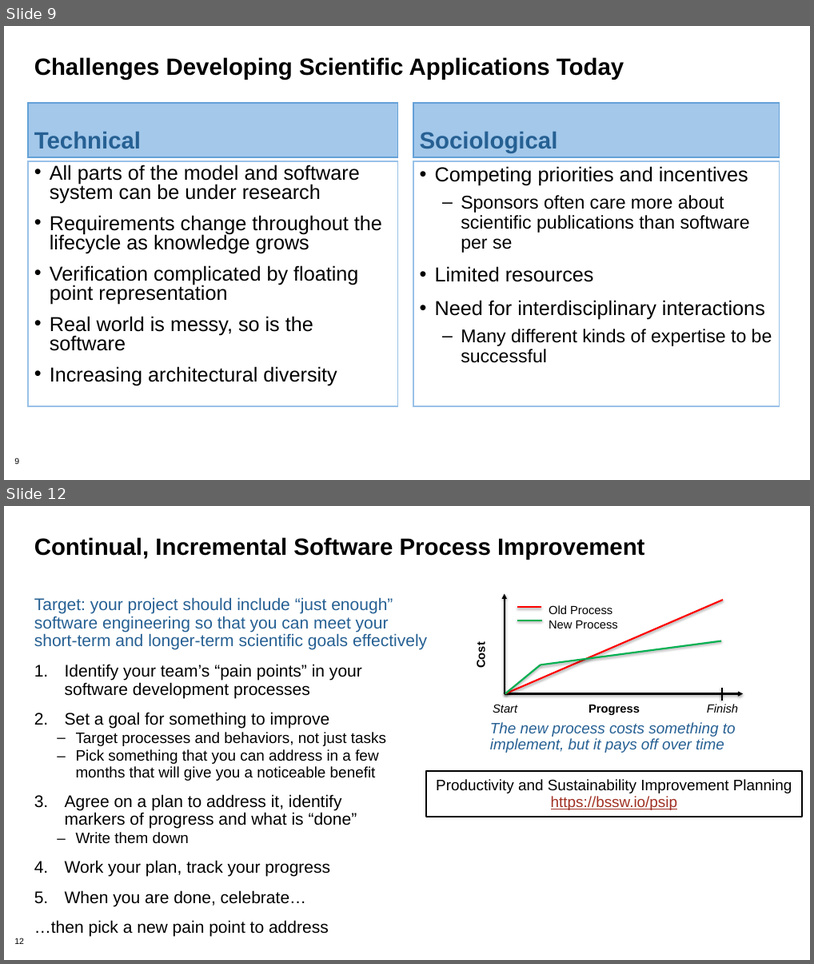
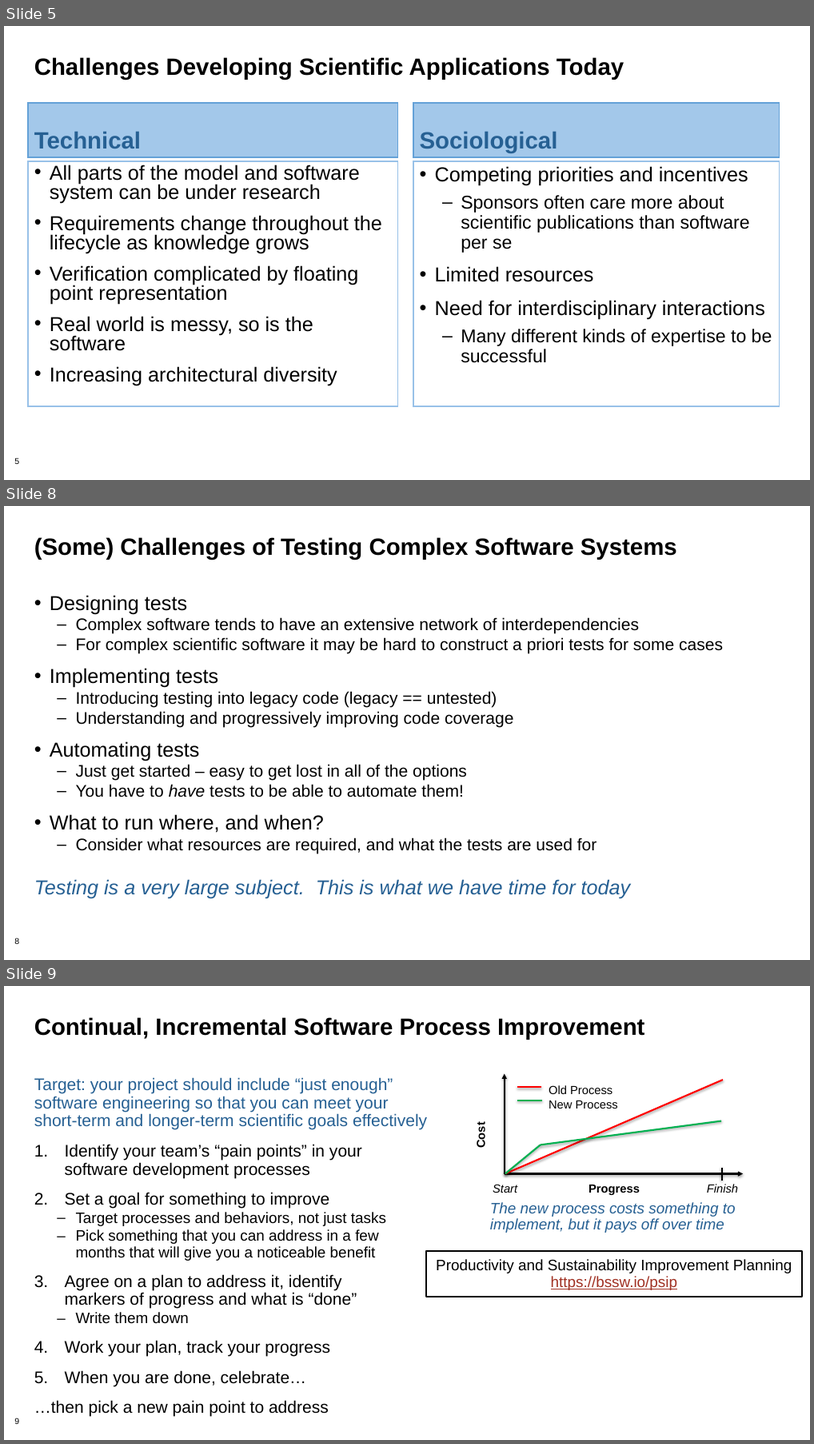
Before and after one commit to bssw-tutorial/presentations, a slide deck: final-presentations/2021-04-12-ecpam/01-overview.pptx. Shown one above the other, each under a label of ours: slides 9 and 12 before the commit, slides 5, 8 and 9 after it; the slides between them are not shown. The pictures are 814x964 and 814x1444 pixels, drawn with LibreOffice and Linux fonts; fonts in the diff are those of the drawing; background and template pictures are left out. Boxes give left, top, right and bottom in pixels: in the first picture for what was removed or moved away, otherwise in the second. Text is boxed around its words. In the diff, an @@ line names an element or a change of style, - is before the commit and + after.

Commit message:
First attempt at adapting intro and overview for the testing-focused tutorial at ECP AM

```diff
--- a/final-presentations/2021-04-12-ecpam/01-overview.pptx
+++ b/final-presentations/2021-04-12-ecpam/01-overview.pptx
@@ slide 8 added at <box>4,506,810,960</box>, background #FFFFFF; not listed: 1 template element that a slide beside it also shows @@
@@ title added at <box>34,537,678,560</box>, 28 pt, text #000000, bold @@
+(Some) Challenges of Testing Complex Software Systems
@@ text added at <box>34,595,723,899</box>, 20 pt, text #000000 @@
+• Designing tests
+  – Complex software tends to have an extensive network of interdependencies
+  – For complex scientific software it may be hard to construct a priori tests for some cases
+• Implementing tests
+  – Introducing testing into legacy code (legacy == untested)
+  – Understanding and progressively improving code coverage
+• Automating tests
+  – Just get started – easy to get lost in all of the options
+  – You have to have tests to be able to automate them!
+• What to run where, and when?
+  – Consider what resources are required, and what the tests are used for
+Testing is a very large subject. This is what we have time for today
@@ what was slide 9 is now slide 5 @@
@@ what was slide 12 is now slide 9 @@
@@ page number at <box>14,1417,19,1424</box>: text changed @@
-12
+9
```
Also in this commit, not shown: 3 slides changed, 1 other slide added, 6 slides removed.
